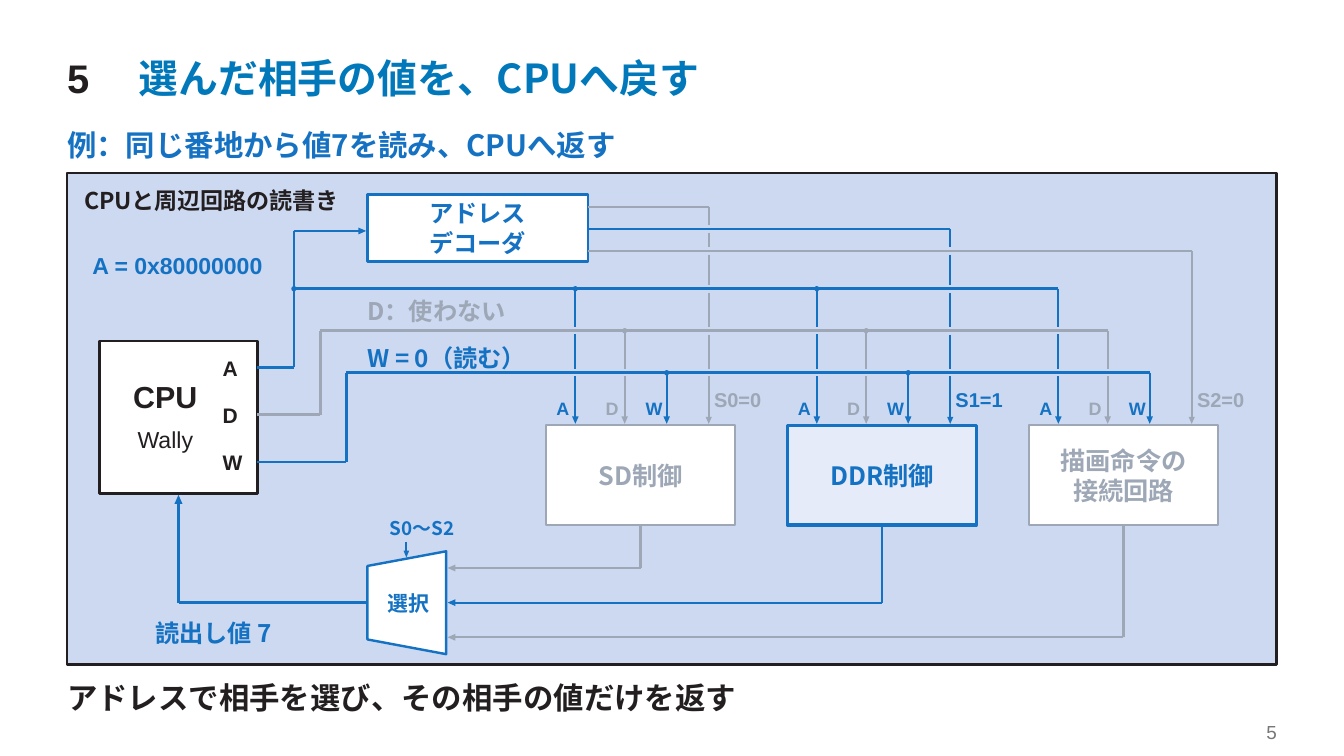
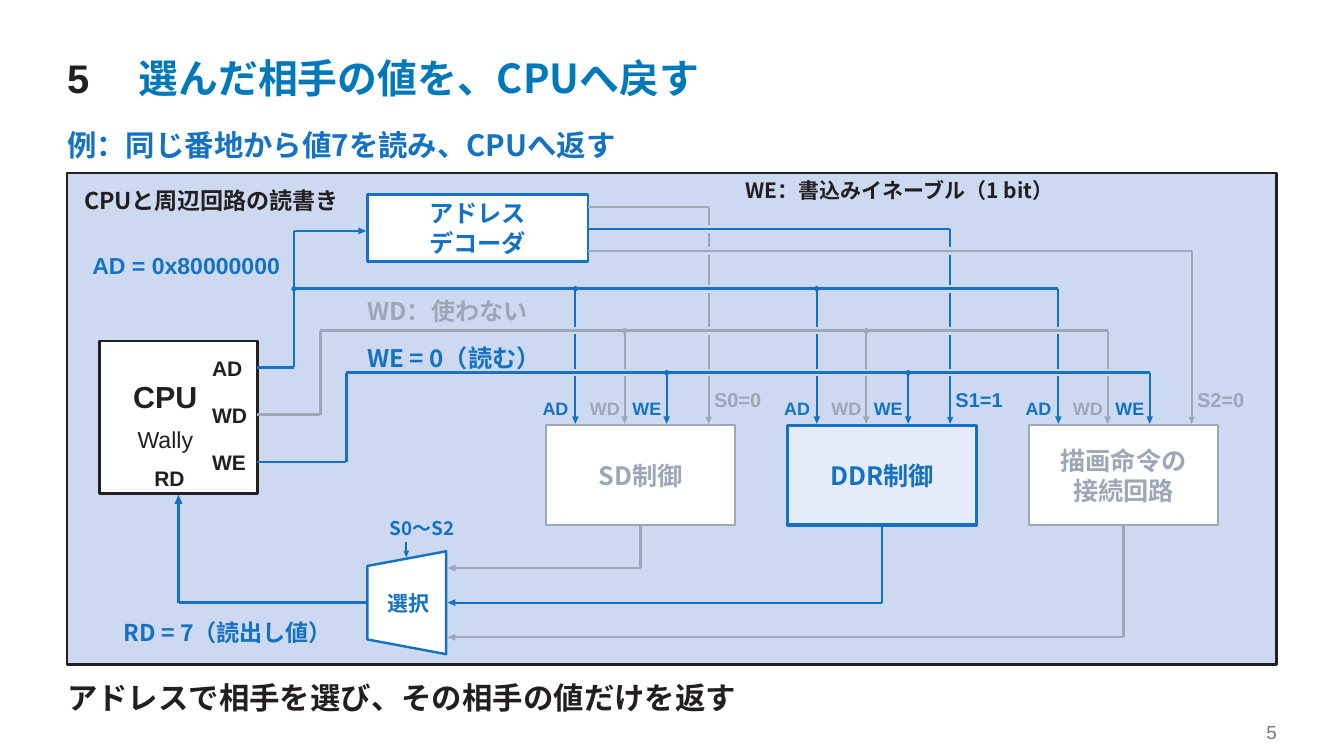
Before and after one commit to SoshiroFujimori/wally-game-console-research, a slide deck: slide 5 of docs/presentation/中間発表_主要事項.pptx. Drawn at 1344x756 pixels with LibreOffice and Linux fonts; fonts in the diff are those of the drawing. Boxes give left, top, right and bottom in pixels: in the first picture for what was removed or moved away, otherwise in the second. Text is boxed around its words. In the diff, an @@ line names an element or a change of style, - is before the commit and + after.

```diff
--- a/docs/presentation/中間発表_主要事項.pptx
+++ b/docs/presentation/中間発表_主要事項.pptx
@@ text added at (745, 180, 1054, 200), 15 pt, text #231F20, bold @@
+WE：書込みイネーブル（1 bit）
@@ text at (92, 258, 280, 274): text changed @@
-A = 0x80000000
+AD = 0x80000000
@@ text at (367, 300, 527, 322): text changed @@
-D：使わない
+WD：使わない
@@ text at (367, 346, 541, 373): text changed @@
-W = 0（読む）
+WE = 0（読む）
@@ text added at (212, 361, 242, 376), 15 pt, text #231F20, bold @@
+AD
@@ text removed at (223, 361, 238, 376) @@
-A
@@ text added at (212, 408, 247, 423), 15 pt, text #231F20, bold @@
+WD
@@ text removed at (223, 408, 238, 423) @@
-D
@@ text added at (543, 402, 569, 415), 12.8 pt, text #1572C3, bold @@
+AD
@@ text removed at (556, 402, 569, 415) @@
-A
@@ text added at (590, 403, 620, 415), 12.8 pt, text #9DA7B6, bold @@
+WD
@@ text removed at (606, 403, 619, 415) @@
-D
@@ text added at (632, 402, 661, 415), 12.8 pt, text #1572C3, bold @@
+WE
@@ text removed at (646, 402, 663, 415) @@
-W
@@ text added at (784, 402, 810, 415), 12.8 pt, text #1572C3, bold @@
+AD
@@ text removed at (798, 402, 811, 415) @@
-A
@@ text added at (831, 403, 861, 415), 12.8 pt, text #9DA7B6, bold @@
+WD
@@ text removed at (847, 403, 860, 415) @@
-D
@@ text added at (874, 402, 903, 415), 12.8 pt, text #1572C3, bold @@
+WE
@@ text removed at (887, 402, 904, 415) @@
-W
@@ text added at (1026, 402, 1052, 415), 12.8 pt, text #1572C3, bold @@
+AD
@@ text removed at (1039, 402, 1052, 415) @@
-A
@@ text added at (1073, 403, 1103, 415), 12.8 pt, text #9DA7B6, bold @@
+WD
@@ text removed at (1089, 403, 1102, 415) @@
-D
@@ text added at (1115, 402, 1144, 415), 12.8 pt, text #1572C3, bold @@
+WE
@@ text removed at (1129, 402, 1146, 415) @@
-W
@@ text added at (154, 471, 184, 486), 15 pt, text #231F20, bold @@
+RD
@@ text added at (212, 455, 246, 470), 15 pt, text #231F20, bold @@
+WE
@@ text removed at (223, 455, 243, 470) @@
-W
@@ text at (124, 621, 332, 643): text changed; size 17.2 to 16.5 pt @@
-読出し値 7
+RD = 7（読出し値）
```
Also in this commit, not shown: 3 other slides changed, 14 other files.
